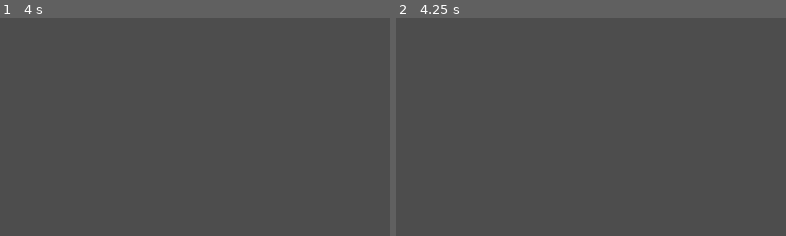
Above: before the commit, frames 1-2 (left to right).
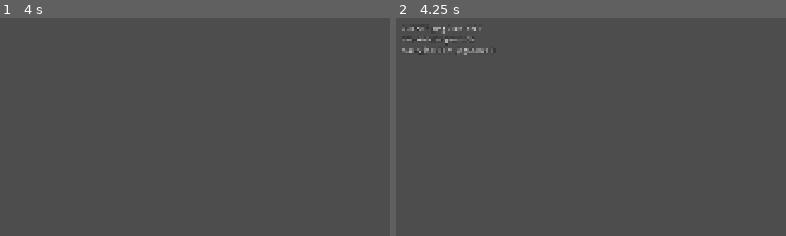
Above: after the commit, the same moments.

Repository: VSennaa/DynMagic
Game: Godot game, scene res://scenes/net/net_match.tscn
The game is run twice, just before and just after one commit, with the same random seed, the same clock (stepped at 60 frames per second) and the same inputs. This scene is started directly instead of the project's main scene.
Inputs (mouse positions are % of the whole screen's width and height, from its top left):
- Up to frame 1 (4 s): tap Enter at 0.5, 2, 3.5 s; move the mouse to (74, 46) at 0.52 s; hold D (move_right) 0.53-1.25 s; click (74, 46) at 0.6 s; tap Space (jump) at 0.77, 1.07, 1.25, 2.75, 3.77 s; drag from (31, 57) to (46, 72) at 1.27 s; move the mouse to (61, 29) at 2.02 s; hold D (move_right) 2.03-2.75 s; hold Ctrl (crouch) 2.03-2.75 s; click (61, 29) at 2.3 s; drag from (46, 72) to (20, 36) at 2.77 s; move the mouse to (82, 67) at 3.52 s; hold A (move_left) from 3.53 s (still down); tap Tab (scoreboard) at 3.6 s; click (82, 67) at 3.8 s
- Up to frame 2 (4.25 s): keep holding A (move_left); tap Space (jump) at 4.07 s; tap F3 (net_overlay) at 4.15 s
The pictures show only the part of the screen within x 0-50%, y 0-50%; the shares and areas given below are measured in that part.

Frame 1 is identical in both runs. In frame 2, 0.6% of the frame differs, in the area x 1-24%, y 4-17%.

Commit message:
feat(net): lag compensation, network simulator and F3 overlay
The host rewinds players for Cone hits from remote casters. Unreliable streams can be delayed, jittered and dropped from the CLI. F3 shows ping, simulator settings and reconciliation error. Remote rune circles follow the synced composer state.

Co-Authored-By: Claude Opus 5.5 <noreply@anthropic.com>

Diff:
--- a/autoload/net.gd
+++ b/autoload/net.gd
@@ -25,6 +25,10 @@
 const CHANNEL_SNAPSHOT: int = 2
 
 var player_name: String = "Mago"
+## Network simulator for unreliable streams (spec 04 §9): added one-way delay, jitter and loss.
+var sim_latency_ms: float = 0.0
+var sim_jitter_ms: float = 0.0
+var sim_loss: float = 0.0
 var lobby_name: String = ""
 var port: int = DEFAULT_PORT
 ## peer id -> player name, host included (id 1). Only complete after the handshake.
@@ -176,6 +180,26 @@
 	_log("host closed the connection")
 	close()
 	disconnected.emit()
+
+
+## Sends through the simulator: may drop, or delay by latency ± jitter. Used for inputs and snapshots.
+func simulate_send(send: Callable) -> void:
+	if sim_loss > 0.0 and randf() < sim_loss:
+		return
+	var delay: float = (sim_latency_ms + randf_range(-sim_jitter_ms, sim_jitter_ms)) / 1000.0
+	if delay <= 0.0:
+		send.call()
+	else:
+		get_tree().create_timer(delay, true, true).timeout.connect(send)
+
+
+## Round-trip time to a peer in ms as ENet measures it (host side), or to the host (client side).
+func rtt_ms(peer_id: int = 1) -> float:
+	var enet: ENetMultiplayerPeer = multiplayer.multiplayer_peer as ENetMultiplayerPeer
+	if enet == null:
+		return 0.0
+	var packet_peer: ENetPacketPeer = enet.get_peer(peer_id)
+	return packet_peer.get_statistic(ENetPacketPeer.PEER_ROUND_TRIP_TIME) if packet_peer != null else 0.0
 
 
 # --- LAN discovery (spec 04 §2) ---------------------------------------------
@@ -268,6 +292,18 @@
 				if i + 1 < args.size():
 					player_name = args[i + 1]
 					i += 1
+			"--sim-latency":
+				if i + 1 < args.size():
+					sim_latency_ms = float(args[i + 1])
+					i += 1
+			"--sim-jitter":
+				if i + 1 < args.size():
+					sim_jitter_ms = float(args[i + 1])
+					i += 1
+			"--sim-loss":
+				if i + 1 < args.size():
+					sim_loss = float(args[i + 1])
+					i += 1
 			"--discover":
 				start_discovery()
 				lobbies_changed.connect(func() -> void: _log("lobbies %s" % [lobbies.keys()]))
--- a/scenes/net/net_match.gd
+++ b/scenes/net/net_match.gd
@@ -15,6 +15,7 @@
 var _bot: bool = false
 var _bot_clock: float = 0.0
 var _log_timer: float = 0.0
+var _overlay: Label
 
 @onready var _players_root: Node3D = $Players
 @onready var _arena: Node3D = $Arena
@@ -29,6 +30,12 @@
 	_bot = OS.get_cmdline_user_args().has("--bot")
 	_hud = Hud.new()
 	add_child(_hud)
+	_overlay = Label.new()
+	_overlay.position = Vector2(16, 16)
+	_overlay.add_theme_color_override(&"font_outline_color", Color.BLACK)
+	_overlay.add_theme_constant_override(&"outline_size", 6)
+	_overlay.visible = false
+	_hud.add_child(_overlay)
 	_sync_players()
 
 
@@ -85,7 +92,8 @@
 		var sync: NetSync = child.get_node_or_null(^"NetSync") as NetSync
 		if sync != null:
 			entries.append(sync.snapshot_entry())
-	_receive_snapshot.rpc(NetCodec.pack_snapshot({"tick": _tick, "players": entries}))
+	var data: PackedByteArray = NetCodec.pack_snapshot({"tick": _tick, "players": entries})
+	Net.simulate_send(func() -> void: _receive_snapshot.rpc(data))
 
 
 @rpc("authority", "call_remote", "unreliable_ordered", Net.CHANNEL_SNAPSHOT)
@@ -158,7 +166,11 @@
 	var spell: ResolvedSpell = SpellDB.resolve(element, form, effect)
 	if player == null or spell == null:
 		return
-	(player.get_node(^"SpellCaster") as SpellCaster).spawn(spell, origin, direction, target)
+	# Cone is instant: the host rewinds targets to what the remote caster saw (spec 04 §6).
+	var rewind: float = 0.0
+	if Net.is_host() and caster_id != multiplayer.get_unique_id() and spell.key == &"area_direct":
+		rewind = Net.rtt_ms(caster_id) / 2000.0 + NetSync.INTERP_DELAY + Net.sim_latency_ms / 1000.0
+	(player.get_node(^"SpellCaster") as SpellCaster).spawn(spell, origin, direction, target, rewind)
 
 
 @rpc("authority", "call_remote", "reliable", Net.CHANNEL_RELIABLE)
@@ -195,3 +207,25 @@
 		var sync: NetSync = player.get_node_or_null(^"NetSync") as NetSync
 		parts.append("%s[%s] pos=%s hp=%d corr=%.2f" % [player.name, NetSync.Role.keys()[sync.role] if sync else "?", player.global_position.snapped(Vector3.ONE * 0.01), roundi(player.stats.hp), sync.last_correction if sync else 0.0])
 	print("[net] ", " | ".join(parts))
+
+func _unhandled_input(event: InputEvent) -> void:
+	if event.is_action_pressed(&"net_overlay"):
+		_overlay.visible = not _overlay.visible
+
+
+func _process(_delta: float) -> void:
+	if not _overlay.visible:
+		return
+	var me: Player = _player(multiplayer.get_unique_id())
+	var sync: NetSync = me.get_node_or_null(^"NetSync") as NetSync if me != null else null
+	var ping: float = 0.0
+	if Net.is_host():
+		for id: int in Net.players:
+			if id != 1:
+				ping = Net.rtt_ms(id)
+	else:
+		ping = Net.rtt_ms(1)
+	_overlay.text = "%s  ping %d ms  tick %d\nsim +%d±%d ms  perda %d%%\ncorreção %.2f m  jogadores %d" % [
+		"HOST" if Net.is_host() else "CLIENTE", roundi(ping), _tick,
+		roundi(Net.sim_latency_ms), roundi(Net.sim_jitter_ms), roundi(Net.sim_loss * 100.0),
+		sync.last_correction if sync != null else 0.0, Net.players.size()]
--- a/scenes/player/net_sync.gd
+++ b/scenes/player/net_sync.gd
@@ -12,6 +12,7 @@
 const INTERP_DELAY: float = 0.1
 ## Host keeps at most this many buffered inputs; older ones are dropped to cap latency.
 const MAX_INPUT_BACKLOG: int = 6
+const LAG_HISTORY: float = 0.25
 
 enum Role { OFFLINE, LOCAL_CLIENT, HOST_REMOTE, CLIENT_REMOTE, HOST_LOCAL }
 
@@ -28,9 +29,12 @@
 var _history: Array[Dictionary] = []
 ## Host: inputs received from the client, ordered by seq.
 var _pending_inputs: Array[Dictionary] = []
+var _last_frame: Dictionary = {}
 ## Client remote: [{time, pos, yaw, pitch}] snapshots for interpolation.
 var _buffer: Array[Dictionary] = []
 var _clock: float = 0.0
+## Host: [{time, pos}] for the last LAG_HISTORY seconds (Cone lag compensation, spec 04 §6).
+var _pos_history: Array[Dictionary] = []
 
 
 func configure(p_player: Player, p_peer_id: int) -> void:
@@ -52,6 +56,19 @@
 	_clock += delta
 	if role == Role.HOST_REMOTE:
 		_host_step(delta)
+	if role == Role.HOST_REMOTE or role == Role.HOST_LOCAL:
+		_pos_history.append({"time": _clock, "pos": player.global_position})
+		while not _pos_history.is_empty() and _clock - float(_pos_history[0]["time"]) > LAG_HISTORY:
+			_pos_history.pop_front()
+
+
+## Host: where this player was seconds ago (clamped to the kept history).
+func position_ago(seconds: float) -> Vector3:
+	var when: float = _clock - seconds
+	for i: int in range(_pos_history.size() - 1, -1, -1):
+		if float(_pos_history[i]["time"]) <= when:
+			return _pos_history[i]["pos"]
+	return _pos_history[0]["pos"] if not _pos_history.is_empty() else player.global_position
 
 
 func _process(_delta: float) -> void:
@@ -72,7 +89,8 @@
 	var recent: Array[Dictionary] = []
 	for i: int in range(maxi(0, _history.size() - INPUT_REDUNDANCY), _history.size()):
 		recent.append(_history[i]["frame"])
-	receive_inputs.rpc_id(1, NetCodec.pack_inputs(recent))
+	var data: PackedByteArray = NetCodec.pack_inputs(recent)
+	Net.simulate_send(func() -> void: receive_inputs.rpc_id(1, data))
 
 
 ## Host snapshot for our own player: drop acknowledged inputs, replay the rest if we drifted.
@@ -116,13 +134,18 @@
 
 func _host_step(delta: float) -> void:
 	if _pending_inputs.is_empty():
-		# No input this tick: keep physics (gravity, knockback) running with a neutral frame.
-		player.simulate(delta, Vector2.ZERO, false, false, false)
+		# Late or lost input: repeat the last one so the body keeps its course (the client
+		# predicted it that way too). Without any input yet, idle.
+		if _last_frame.is_empty():
+			player.simulate(delta, Vector2.ZERO, false, false, false)
+		else:
+			player.apply_input(delta, _last_frame)
 		return
 	var frame: Dictionary = _pending_inputs.pop_front()
 	player.apply_input(delta, frame)
+	_last_frame = frame
 	last_processed_seq = int(frame["seq"])
-	remote_composer_bits = int(frame["composer"])
+	_set_remote_composer(int(frame["composer"]))
 
 
 func _has_pending(seq: int) -> bool:
@@ -138,7 +161,7 @@
 	_buffer.append({"time": _clock, "pos": entry["pos"], "yaw": entry["yaw"], "pitch": entry["pitch"]})
 	while _buffer.size() > 20:
 		_buffer.pop_front()
-	remote_composer_bits = int(entry["composer"])
+	_set_remote_composer(int(entry["composer"]))
 
 
 func _interpolate() -> void:
@@ -162,6 +185,15 @@
 
 ## Composer bits of a remote player (host from inputs, client from snapshots): drives its rune circle.
 var remote_composer_bits: int = 0
+
+
+func _set_remote_composer(bits: int) -> void:
+	if bits == remote_composer_bits:
+		return
+	remote_composer_bits = bits
+	var rune: RuneCircle = player.get_node_or_null(^"Head/Camera3D/RuneCircle") as RuneCircle
+	if rune != null:
+		rune.show_bits(bits)
 
 
 func snapshot_entry() -> Dictionary:
--- a/scenes/player/rune_circle.gd
+++ b/scenes/player/rune_circle.gd
@@ -48,3 +48,14 @@
 		visible = true
 		scale = Vector3.ONE * 0.2
 		create_tween().tween_property(self, ^"scale", Vector3.ONE, APPEAR_TIME).set_trans(Tween.TRANS_BACK).set_ease(Tween.EASE_OUT)
+
+
+## Remote players: draw from the composer bits carried by inputs/snapshots (NetCodec.pack_composer).
+func show_bits(bits: int) -> void:
+	var unpacked: Vector3i = NetCodec.unpack_composer(bits)
+	if unpacked.x == SpellComposer.State.IDLE:
+		visible = false
+		return
+	var forms: Array = FORM_INDEX.keys()
+	var effects: Array = EFFECT_INDEX.keys()
+	_show(forms[unpacked.y] if unpacked.y >= 0 else &"", effects[unpacked.z] if unpacked.z >= 0 else &"")
--- a/scenes/player/spell_caster.gd
+++ b/scenes/player/spell_caster.gd
@@ -91,7 +91,7 @@
 
 
 ## Instantiates the spell scene. Called directly offline, or on every peer by NetMatch.
-func spawn(spell: ResolvedSpell, origin: Vector3, direction: Vector3, target: Vector3) -> void:
+func spawn(spell: ResolvedSpell, origin: Vector3, direction: Vector3, target: Vector3, rewind: float = 0.0) -> void:
 	if spell.scene == null:
 		push_warning("SpellCaster: %s has no scene yet" % spell.key)
 		return
@@ -100,5 +100,6 @@
 		push_error("SpellCaster: %s scene root must extend SpellNode" % spell.key)
 		return
 	node.setup(spell, player, origin, direction, target)
+	node.rewind = rewind
 	# Spells live at the scene root, never beside players (NetMatch owns the Players node).
 	get_tree().current_scene.add_child(node)
--- a/scenes/spells/area_spell.gd
+++ b/scenes/spells/area_spell.gd
@@ -50,11 +50,14 @@
 	var half_angle: float = deg_to_rad(float(spell.param(&"angle_deg", 50.0)) * 0.5)
 	var origin: Vector3 = caster.global_position + Vector3.UP * 0.9 if caster != null else global_position
 	var forward: Vector3 = direction
-	for target: Node in overlap_damageables(origin, reach + CONE_REACH_MARGIN):
-		var to_target: Vector3 = (target as Node3D).global_position + Vector3.UP * 0.9 - origin
+	# With lag compensation the search widens by how far a target can move while rewound.
+	var slack: float = rewind * 12.0
+	for target: Node in overlap_damageables(origin, reach + CONE_REACH_MARGIN + slack):
+		var target_pos: Vector3 = _rewound_position(target as Node3D)
+		var to_target: Vector3 = target_pos + Vector3.UP * 0.9 - origin
 		if to_target.length() > reach + CONE_REACH_MARGIN or forward.angle_to(to_target) > half_angle:
 			continue
-		if _has_line_of_sight(origin, target as Node3D):
+		if _has_line_of_sight(origin, target as Node3D, target_pos):
 			hit(target)
 	# Visual: a flat fan pointing along the aim direction.
 	global_position = origin
@@ -105,8 +108,16 @@
 	queue_free()
 
 
-func _has_line_of_sight(origin: Vector3, target: Node3D) -> bool:
-	var query: PhysicsRayQueryParameters3D = PhysicsRayQueryParameters3D.create(origin, target.global_position + Vector3.UP * 0.9)
+## Host lag compensation: players are checked where the remote caster saw them.
+func _rewound_position(target: Node3D) -> Vector3:
+	if rewind <= 0.0:
+		return target.global_position
+	var sync: NetSync = target.get_node_or_null(^"NetSync") as NetSync
+	return sync.position_ago(rewind) if sync != null else target.global_position
+
+
+func _has_line_of_sight(origin: Vector3, target: Node3D, target_pos: Vector3) -> bool:
+	var query: PhysicsRayQueryParameters3D = PhysicsRayQueryParameters3D.create(origin, target_pos + Vector3.UP * 0.9)
 	var body: CollisionObject3D = caster as CollisionObject3D
 	if body != null:
 		query.exclude = [body.get_rid()]
--- a/scenes/spells/spell_node.gd
+++ b/scenes/spells/spell_node.gd
@@ -8,6 +8,8 @@
 var direction: Vector3 = Vector3.FORWARD
 ## Point under the crosshair (for area spells and previews).
 var target_point: Vector3 = Vector3.ZERO
+## Host only: seconds to rewind targets for instant hits from remote casters (lag compensation).
+var rewind: float = 0.0
 
 
 func setup(p_spell: ResolvedSpell, p_caster: Node3D, origin: Vector3, p_direction: Vector3, p_target: Vector3) -> void:
Not shown, changed: docs/ROADMAP.md
